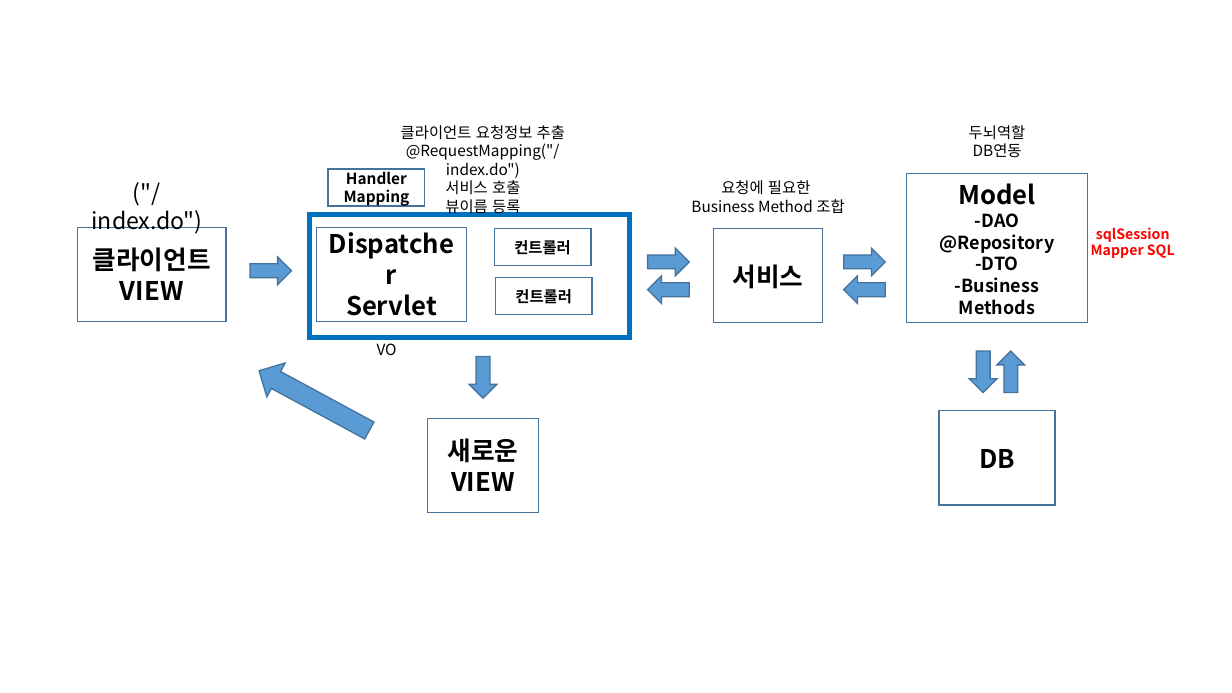
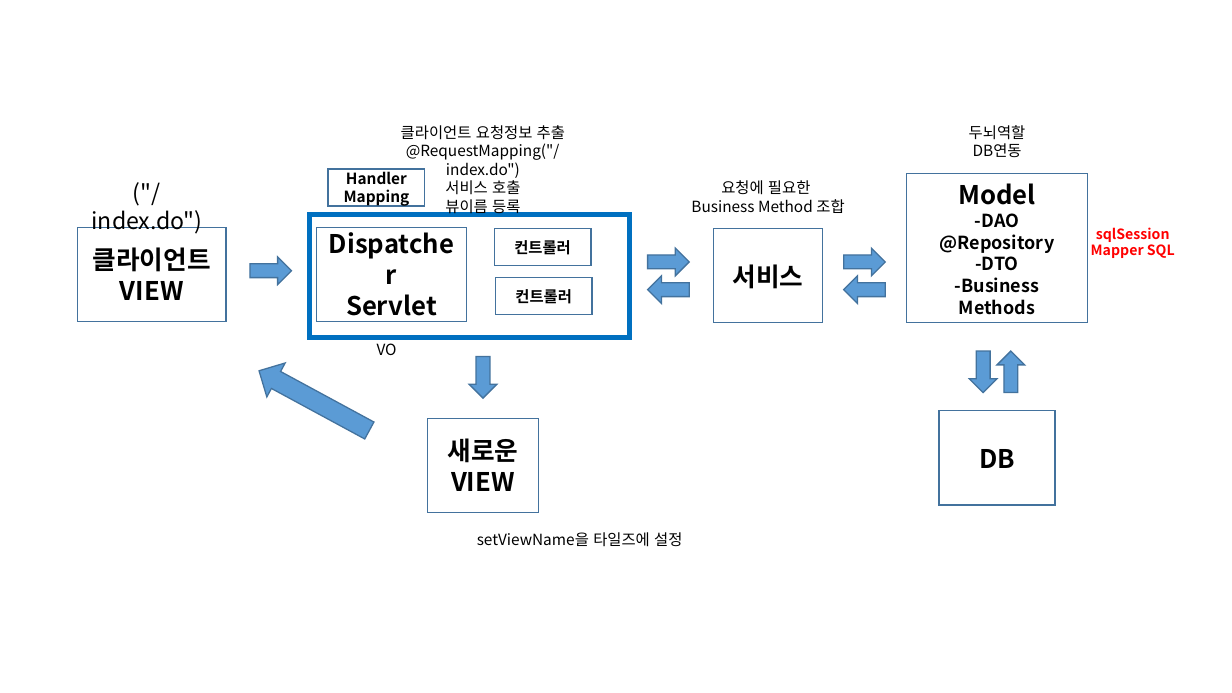
Before and after one commit to jaywagger/TIL, a slide deck: slide 7 of 3. HTML/프레젠테이션1.pptx (slide 8 before the commit). Drawn at 1232x693 pixels with LibreOffice and Linux fonts; fonts in the diff are those of the drawing. Boxes give left, top, right and bottom in pixels: in the first picture for what was removed or moved away, otherwise in the second. Text is boxed around its words. In the diff, an @@ line names an element or a change of style, - is before the commit and + after.

```diff
--- a/3. HTML/프레젠테이션1.pptx
+++ b/3. HTML/프레젠테이션1.pptx
@@ text added at (477,532,682,547), 12 pt, text #000000 @@
+setViewName을 타일즈에 설정
```
Also in this commit, not shown: 7 other files.
